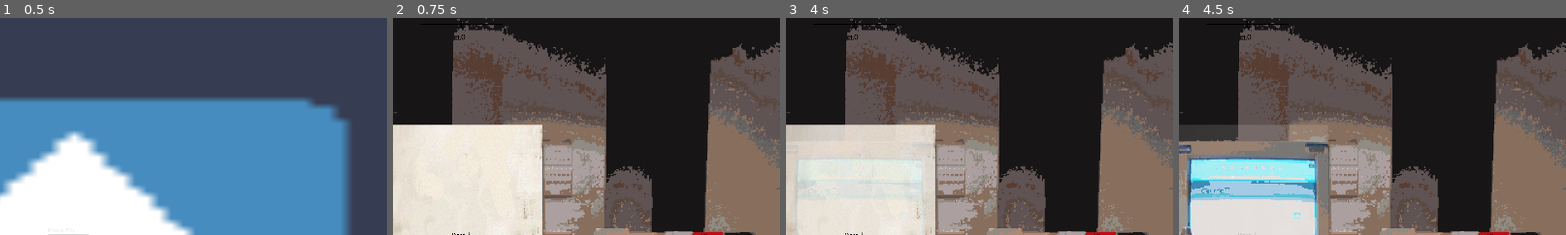
Above: before the commit, frames 1-4 (left to right).
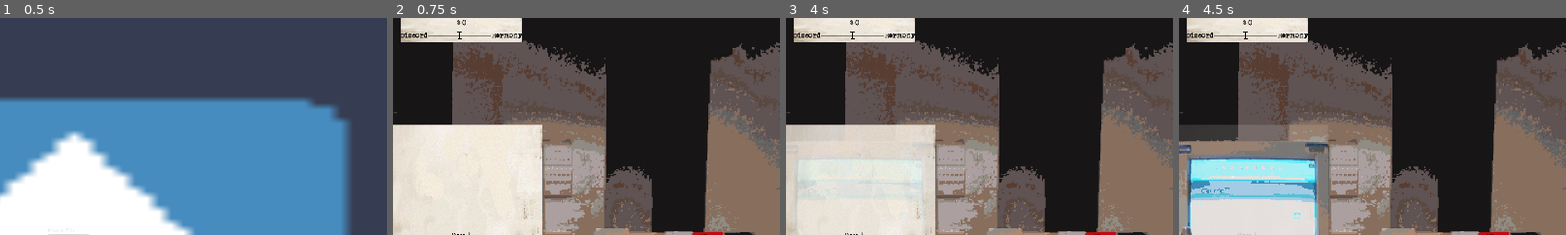
Above: after the commit, the same moments.

Repository: RisingThumb/GMTKJoinedTogether
Game: Godot game, scene res://Scenes/Title.tscn
Same seed, same stepped clock (60 frames per second), same inputs: the game is played once before the commit and once after it. The engine's default icon, where the game draws it, is replaced by a stand-in: a white triangle on a blue panel in a dark square.
Inputs:
- Up to frame 1 (0.5 s): no input
- Up to frame 2 (0.75 s): click "Play the game" at 0.5 s
- Up to frame 3 (4 s): tap Enter at 1.25, 2.75 s; tap Space at 2, 3.5 s
- Up to frame 4 (4.5 s): no input
The pictures show only the part of the screen within x 41-91%, y 0-50%; the shares and areas given below are measured in that part.

Frame 1 is identical in both runs. In frame 2, 3.4% of the frame differs, in the area x 2-34%, y 0-12%; in frame 3, 3.4%; in frame 4, 3.4%.

Commit message:
Top Panel Corrected

Diff:
--- a/Scenes/Game.tscn
+++ b/Scenes/Game.tscn
@@ -7,6 +7,7 @@
 [ext_resource path="res://Themes/NewspaperTheme.tres" type="Theme" id=5]
 [ext_resource path="res://Themes/BodyText.tres" type="DynamicFont" id=6]
 [ext_resource path="res://Art/Background.png" type="Texture" id=7]
+[ext_resource path="res://Themes/SymbolFont.tres" type="DynamicFont" id=8]
 
 [sub_resource type="Animation" id=1]
 resource_name = "AgencyPanelFadeOut"
@@ -566,10 +567,10 @@
 }
 
 [node name="VBoxContainer" type="VBoxContainer" parent="BillPanel/CenterContainer"]
-margin_left = 124.0
-margin_top = 137.0
-margin_right = 275.0
-margin_bottom = 413.0
+margin_left = 128.0
+margin_top = 149.0
+margin_right = 271.0
+margin_bottom = 401.0
 
 [node name="HSeparator5" type="HSeparator" parent="BillPanel/CenterContainer/VBoxContainer"]
 margin_right = 115.0
@@ -647,6 +648,77 @@
 margin_right = 115.0
 margin_bottom = 266.0
 text = "MoneySorted"
+
+[node name="BillPanel2" type="Panel" parent="."]
+anchor_left = 0.5
+anchor_right = 0.5
+margin_left = -150.0
+margin_right = 150.0
+margin_bottom = 60.0
+rect_min_size = Vector2( 300, 60 )
+theme = ExtResource( 5 )
+
+[node name="Stats" type="VBoxContainer" parent="BillPanel2"]
+anchor_right = 1.0
+anchor_bottom = 1.0
+rect_min_size = Vector2( 200, 0 )
+theme = ExtResource( 5 )
+script = ExtResource( 4 )
+__meta__ = {
+"_edit_use_anchors_": false
+}
+
+[node name="HBoxContainer" type="HBoxContainer" parent="BillPanel2/Stats"]
+margin_right = 300.0
+margin_bottom = 24.0
+alignment = 1
+
+[node name="MoneyAmount2" type="Label" parent="BillPanel2/Stats/HBoxContainer"]
+margin_left = 138.0
+margin_top = 4.0
+margin_right = 148.0
+margin_bottom = 20.0
+custom_fonts/font = ExtResource( 8 )
+text = "$"
+align = 1
+
+[node name="MoneyAmount" type="Label" parent="BillPanel2/Stats/HBoxContainer"]
+margin_left = 152.0
+margin_right = 162.0
+margin_bottom = 24.0
+text = "0"
+align = 1
+
+[node name="HBoxContainer2" type="HBoxContainer" parent="BillPanel2/Stats"]
+margin_top = 28.0
+margin_right = 300.0
+margin_bottom = 60.0
+
+[node name="MoneyAmount3" type="Label" parent="BillPanel2/Stats/HBoxContainer2"]
+margin_top = 8.0
+margin_right = 65.0
+margin_bottom = 24.0
+custom_fonts/font = ExtResource( 8 )
+text = "Discord"
+align = 1
+
+[node name="HSlider" type="HSlider" parent="BillPanel2/Stats/HBoxContainer2"]
+margin_left = 69.0
+margin_right = 222.0
+margin_bottom = 32.0
+size_flags_horizontal = 3
+min_value = -500.0
+max_value = 500.0
+editable = false
+
+[node name="MoneyAmount4" type="Label" parent="BillPanel2/Stats/HBoxContainer2"]
+margin_left = 226.0
+margin_top = 8.0
+margin_right = 300.0
+margin_bottom = 24.0
+custom_fonts/font = ExtResource( 8 )
+text = "Harmony"
+align = 1
 
 [node name="Fader" type="AnimationPlayer" parent="."]
 anims/AgencyPanelFadeOut = SubResource( 1 )
@@ -655,32 +727,6 @@
 anims/EventPanelFadeOut = SubResource( 4 )
 anims/NewspaperCreationPanelFadeOut = SubResource( 5 )
 
-[node name="Stats" type="VBoxContainer" parent="."]
-anchor_left = 0.5
-anchor_right = 0.5
-margin_left = -100.0
-margin_right = 100.0
-margin_bottom = 40.0
-rect_min_size = Vector2( 200, 0 )
-theme = ExtResource( 5 )
-script = ExtResource( 4 )
-__meta__ = {
-"_edit_use_anchors_": false
-}
-
-[node name="HSlider" type="HSlider" parent="Stats"]
-margin_right = 200.0
-margin_bottom = 32.0
-min_value = -500.0
-max_value = 500.0
-editable = false
-
-[node name="MoneyAmount" type="Label" parent="Stats"]
-margin_top = 36.0
-margin_right = 200.0
-margin_bottom = 60.0
-text = "£0"
-align = 1
 [connection signal="pressed" from="EventPanel/CenterContainer/VBoxContainer/EventButton" to="." method="_on_EventButton_pressed"]
 [connection signal="item_selected" from="AgencyPanel/CenterContainer/OptionButton" to="." method="_on_OptionButton_item_selected"]
 [connection signal="pressed" from="NewspaperCreationPanel/CenterContainer/ScrollContainer/Paper/Publish" to="." method="_on_Publish_pressed"]
--- a/Scenes/Title.tscn
+++ b/Scenes/Title.tscn
@@ -46,4 +46,5 @@
 margin_right = 102.0
 margin_bottom = 38.0
 text = "Play the game"
+
 [connection signal="pressed" from="CenterContainer/VBoxContainer/Button" to="." method="_on_Button_pressed"]
--- a/Scripts/Game.gd
+++ b/Scripts/Game.gd
@@ -83,8 +83,8 @@
 	calc.add_study(studyChoice.selected)
 	money = calc.get_money()
 	discord = calc.get_discord()
-	$BillPanel2/Stats.set_discord(discord)
-	$BillPanel2/Stats.set_money(money)
+	$Stats.set_discord(discord)
+	$Stats.set_money(money)
 
 	$NewspaperCreationPanel/CenterContainer/ScrollContainer/Paper/Publish.disabled = true
 
--- a/Themes/NewspaperTheme.tres
+++ b/Themes/NewspaperTheme.tres
@@ -10,18 +10,16 @@
 [ext_resource path="res://Themes/BoxFlatTransparent.tres" type="StyleBox" id=8]
 [ext_resource path="res://Themes/LineSeperator.tres" type="StyleBox" id=9]
 
-[sub_resource type="StyleBoxFlat" id=6]
-bg_color = Color( 0.6, 0.6, 0.6, 0 )
-border_width_bottom = 1
-border_color = Color( 0, 0, 0, 1 )
-
-[sub_resource type="StyleBoxLine" id=7]
+[sub_resource type="StyleBoxLine" id=1]
 thickness = 2
 
-[sub_resource type="StyleBoxLine" id=8]
+[sub_resource type="StyleBoxLine" id=2]
 thickness = 2
 
-[sub_resource type="StyleBoxLine" id=9]
+[sub_resource type="StyleBoxLine" id=3]
+thickness = 2
+
+[sub_resource type="StyleBoxLine" id=4]
 thickness = 2
 
 [resource]
@@ -56,14 +54,14 @@
 CheckButton/styles/normal = ExtResource( 8 )
 CheckButton/styles/pressed = ExtResource( 8 )
 HSeparator/constants/separation = 4
-HSeparator/styles/separator = SubResource( 6 )
+HSeparator/styles/separator = SubResource( 1 )
 HSlider/icons/grabber = ExtResource( 3 )
 HSlider/icons/grabber_disabled = ExtResource( 3 )
 HSlider/icons/grabber_highlight = ExtResource( 3 )
 HSlider/icons/tick = ExtResource( 3 )
-HSlider/styles/grabber_area = SubResource( 7 )
-HSlider/styles/grabber_area_highlight = SubResource( 8 )
-HSlider/styles/slider = SubResource( 9 )
+HSlider/styles/grabber_area = SubResource( 2 )
+HSlider/styles/grabber_area_highlight = SubResource( 3 )
+HSlider/styles/slider = SubResource( 4 )
 Label/colors/font_color = Color( 0, 0, 0, 1 )
 Label/colors/font_color_shadow = Color( 0, 0, 0, 0 )
 Label/colors/font_outline_modulate = Color( 0, 0, 0, 1 )
--- a/project.godot
+++ b/project.godot
@@ -10,7 +10,6 @@
 
 _global_script_classes=[  ]
 _global_script_class_icons={
-
 }
 
 [application]
Not shown: 1 places in Scenes/Game.tscn that only renumber resources
